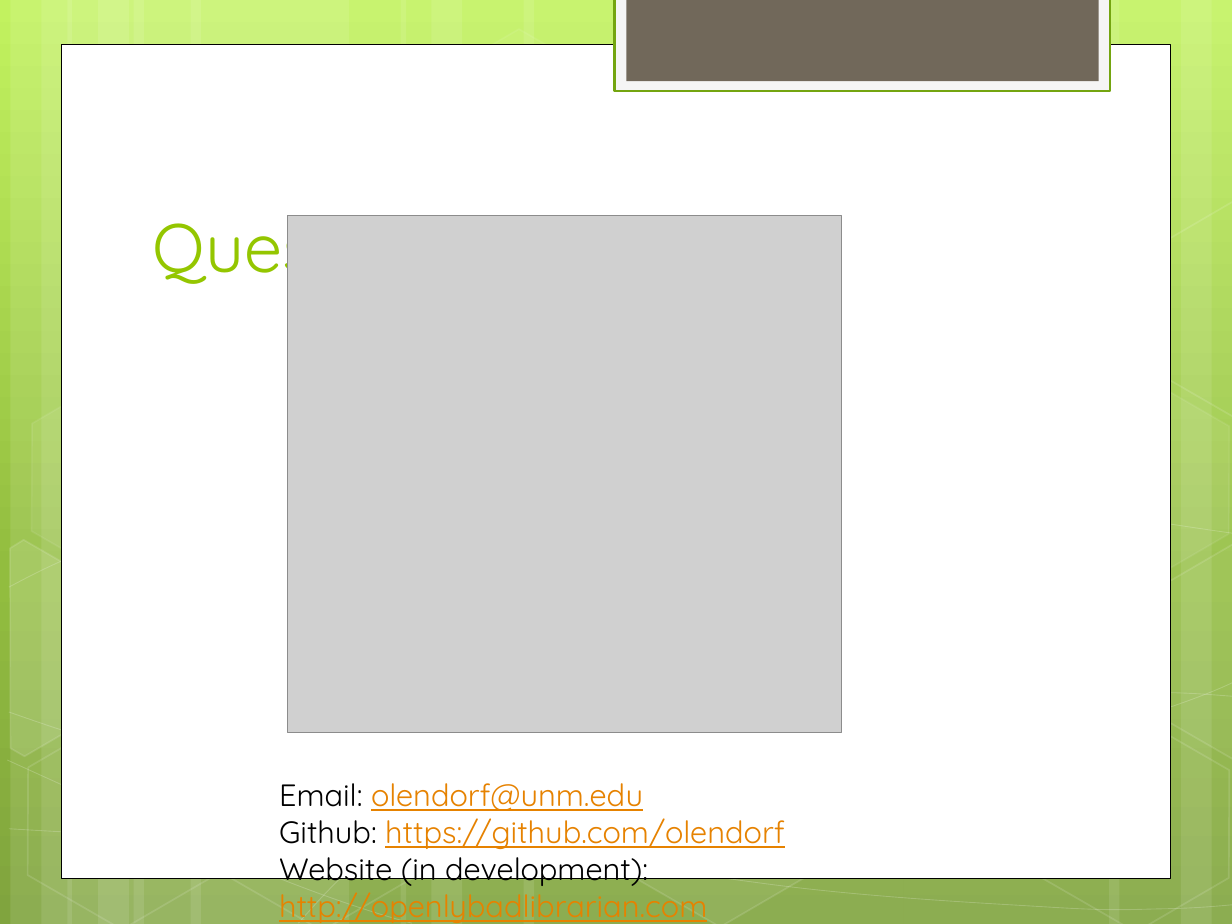
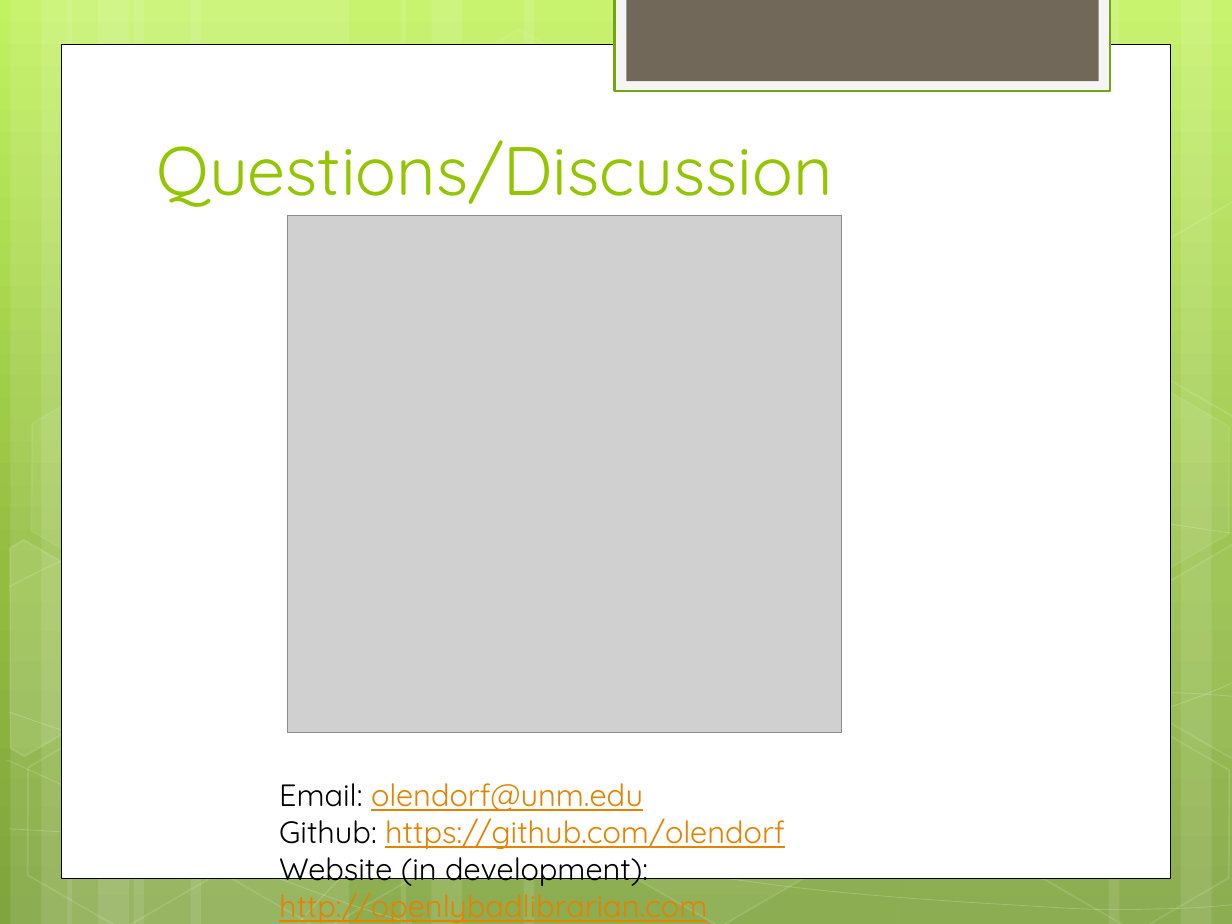
Before and after one commit to zoechao/teaching, a slide deck: slide 34 of maryland-lecture.pptx. Drawn at 1232x924 pixels with LibreOffice and Linux fonts; fonts in the diff are those of the drawing; grey boxes stand for pictures. Boxes give left, top, right and bottom in pixels: in the first picture for what was removed or moved away, otherwise in the second. Text is boxed around its words. In the diff, an @@ line names an element or a change of style, - is before the commit and + after.

```diff
--- a/maryland-lecture.pptx
+++ b/maryland-lecture.pptx
@@ title "Questions/Discussion" rewrapped from [153,202,830,291] to [156,140,833,207] @@
```
Also in this commit, not shown: 2 other slides changed.
